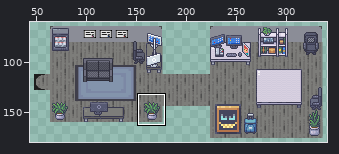
Two versions of one sprite sheet, public/map.png. The first picture is a wide view before the edit; the outline marks the close-up.
Close-up. As it was:
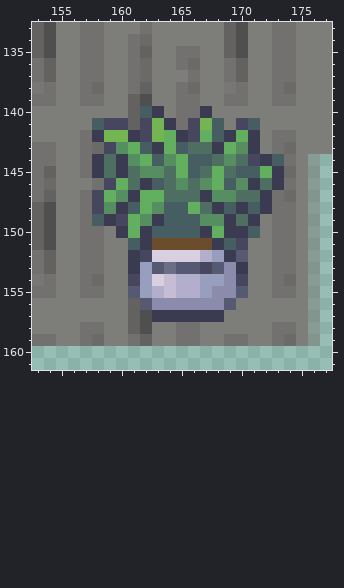
The file is 432x208 pixels. Colours within 5 levels of each other are drawn and written as one. Shown: x 153..177, y 133..161. The wide view leaves out empty margins. The commit also changed other parts of the picture, which this record leaves out.
Now the later version:
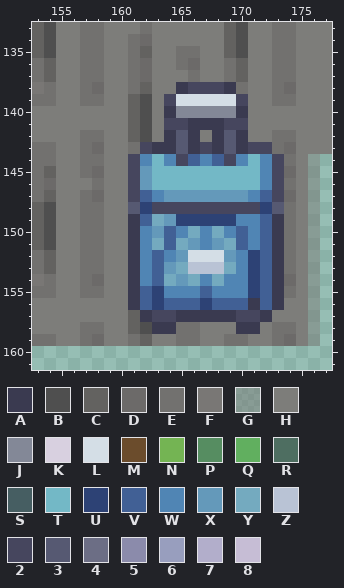
Palette (. is transparent): A #3a3a50  B #4f4f4f  C #636260  D #6c6a69  E #72716f  F #797775  G #7a7a7780  H #7d7d7a  J #838897  K #d8d0e0  L #d4dee6  M #6b4c2c  N #74b453  P #568d61  Q #61af5f  R #4e6e61  S #465e62  T #73b8c6  U #2d4275  V #416095  W #5085b4  X #6499ba  Y #74aabf  Z #b9c3d5  2 #46465e  3 #565972  4 #6c6e85  5 #8b8bab  6 #989ebe  7 #b2aecb  8 #c6bdd5
The edit:
@@ x 153..177 @@
 137 ECHHEEHHEDHHHEHHECHHEEHHH
-138 FEHHEDHHECHHEDHHFEHHEDHHH
-139 EEHHEEHHCBHHEEHHEEHHEEHHH
-140 HHHHHHHHCSAHEEAHHHHHHHHHH
-141 HHHHHS22C2NAE2NSH2SHHHHHH
-142 HHHHEANNA2NQA2QSAQAHEEHHH
-143 EEHHED2PQSAQSRRAQPAHEDHHH
-144 EEHHEARAPQSPQSSRPR2ASEHG.
-145 ECHHEARARPPRQSRQRSSQADHG.
-146 EDHHHE2QRASRPRPQSPARAEHG.
-147 ECHHE2QPAQQRRRAPPRRAEDHG.
-148 CBHHE2PASQPSSQRASASAEEHG.
-149 CBHHESA2QPASSSPPARAHEEHG.
-150 CBHHEEHAQASSSSAQAASHEEHG.
-151 CBHHEEHHSAMMMMMAS2HHEEHG.
-152 ECHHEEHHA2KKKK76A3HHEEHG.
-153 ECHHEEHHA63433235AHHEEHG.
-154 FEHHEDHH26K8776652HHEDHG.
-155 EEHHEEHH3678776553HHEEHG.
-156 HHHHHHHHC35555553HHHHHHG.
-157 HHHHHHHHCBAAAAAAHHHHHHHG.
-158 HHHHEEHHCBHHEEHHHHHHEEHG.
+138 FEHHEDHHECHHA222AEHHEDHHH
+139 EEHHEEHHCBH2LLLLL2HHEEHHH
+140 HHHHHHHHCBHAJJJJJAHHHHHHH
+141 HHHHHHHHCBH22AAA22HHHHHHH
+142 HHHHEEHHCBHA3AHA3AHHEEHHH
+143 EEHHEDHHE2AA3A2A3A22EDHHH
+144 EEHHEEHH2WTW2VWV2WTW2EHG.
+145 ECHHEDHH2XTTTTTTTTTW2DHG.
+146 EDHHHEHH2XTTTTTTTTTW2EHG.
+147 ECHHEDHH2VWXXXXXXXWV2DHG.
+148 CBHHEEHH3U222222222U3EHG.
+149 CBHHEEHHAVYXUUUUUWWVAEHG.
+150 CBHHEEHHAWXVWYWYWVWVAEHG.
+151 CBHHEEHHAWYVYXWXYVWVAEHG.
+152 ECHHEEHHAWVWXLLLXWUVAEHG.
+153 ECHHEEHHAWVXYZZZYWUVAEHG.
+154 FEHHEDHHAWVYXYWYWWUVADHG.
+155 EEHHEEHHAVUWWWVWWWUVAEHG.
+156 HHHHHHHHAVUVVVUVVVAVAHHG.
+157 HHHHHHHHCA22AAAAA22AHHHG.
+158 HHHHEEHHCBAAEEHHHAAHEEHG.
 159 EEHHEDHHECHHEEHHEEHHEDHG.
